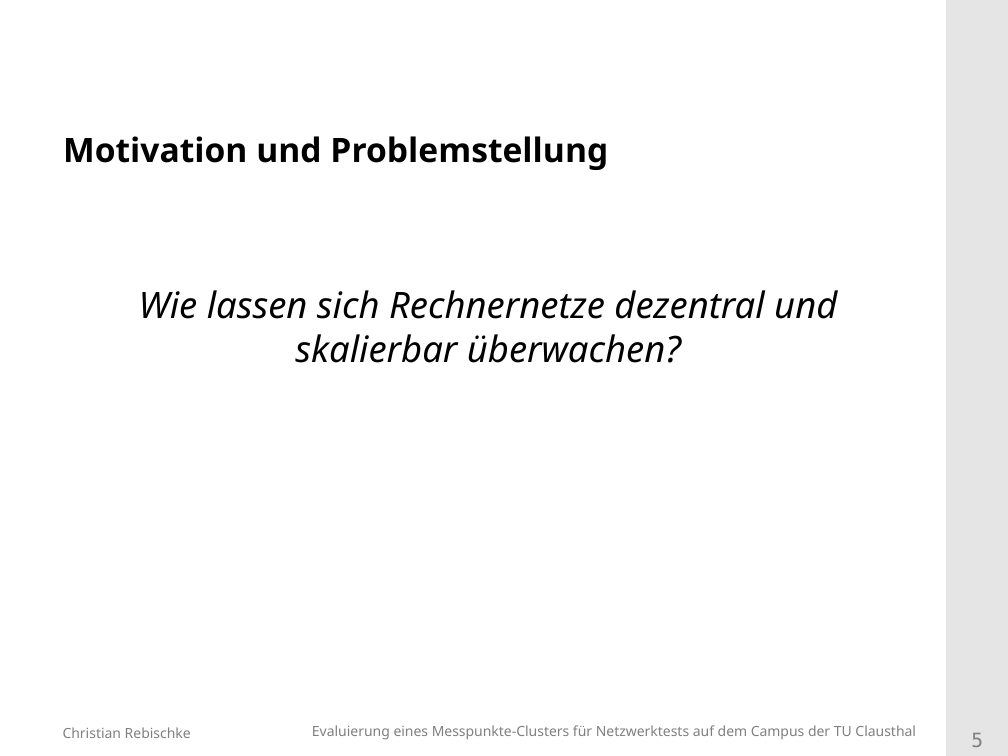
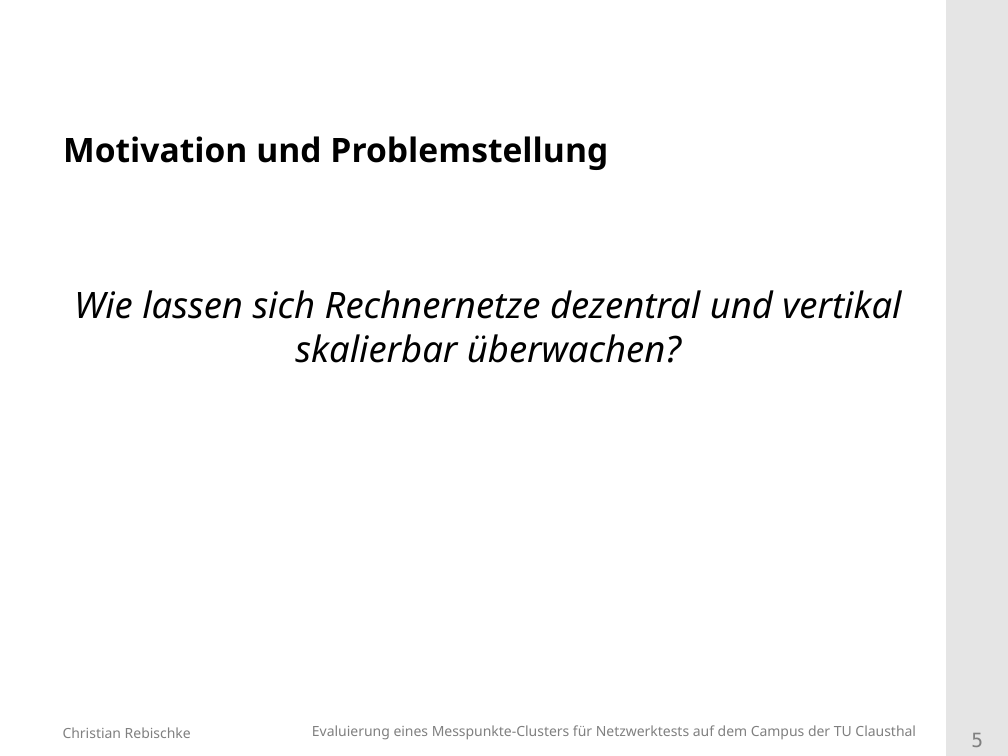
Before and after one commit to shibumi/bachelor-kolloquium, a slide deck: slide 5 of vortrag.odp. Drawn at 1008x756 pixels with LibreOffice and Linux fonts; fonts in the diff are those of the drawing; background and template pictures are left out. Boxes give left, top, right and bottom in pixels: in the first picture for what was removed or moved away, otherwise in the second. Text is boxed around its words. In the diff, an @@ line names an element or a change of style, - is before the commit and + after.

```diff
--- a/vortrag.odp
+++ b/vortrag.odp
@@ subtitle at <box>74,290,901,363</box>: text changed @@
-Wie lassen sich Rechnernetze dezentral und skalierbar überwachen?
+Wie lassen sich Rechnernetze dezentral und vertikal skalierbar überwachen?
```
Also in this commit, not shown: 3 other slides changed, 8 slides added, 5 other files.
